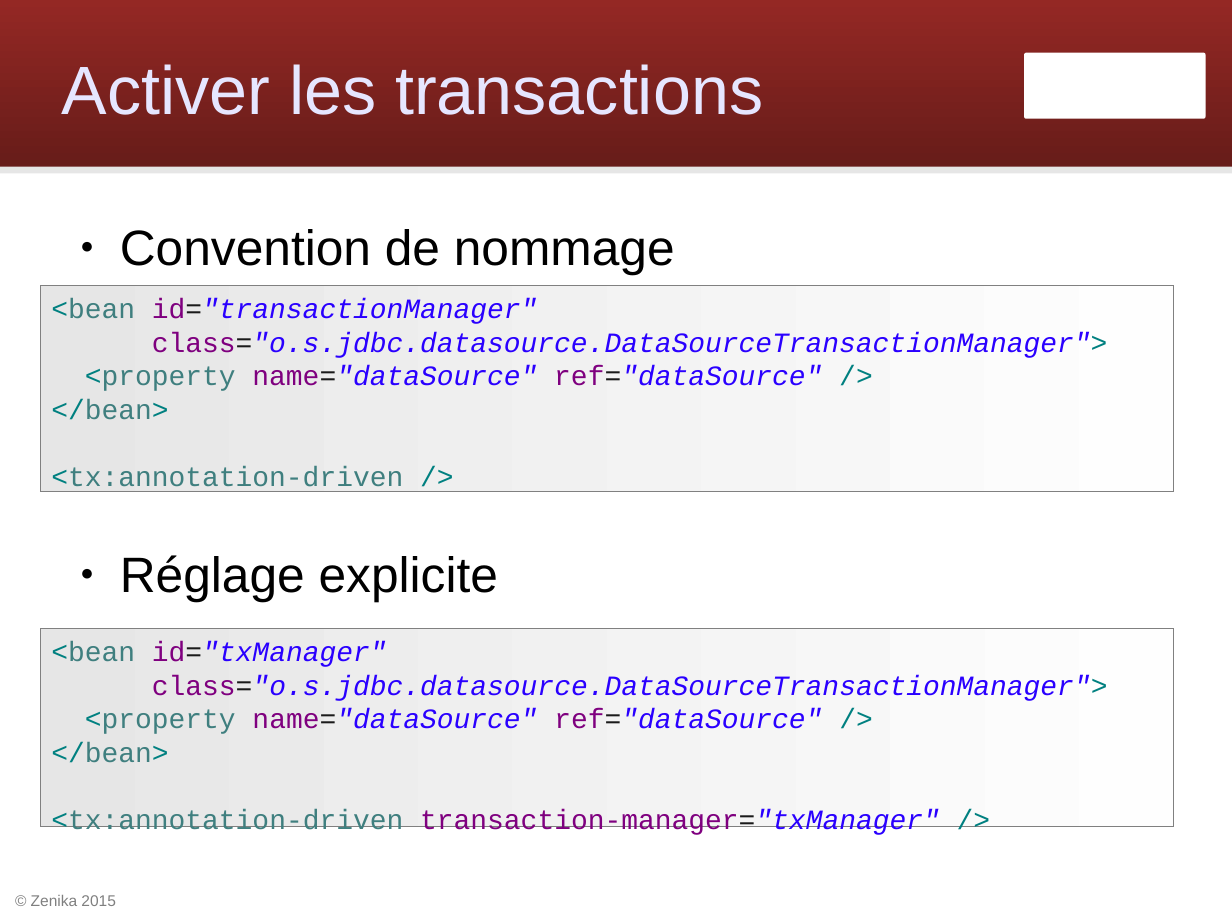
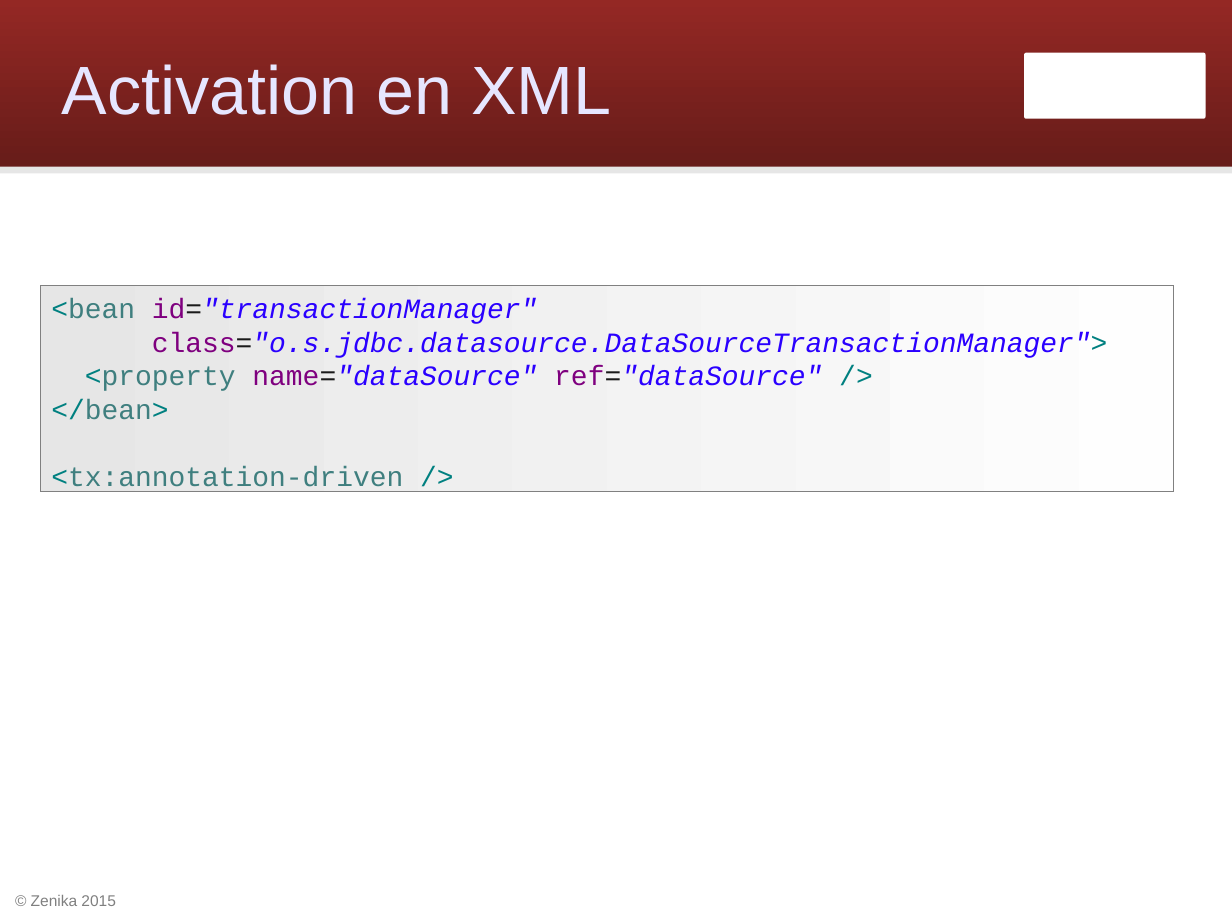
Before and after one commit to Zenika/workshop-spring-core, a slide deck: slide 61 of spring-workshop.odp (slide 59 before the commit). Drawn at 1232x924 pixels with LibreOffice and Linux fonts; fonts in the diff are those of the drawing; background and template pictures are left out. Boxes give left, top, right and bottom in pixels: in the first picture for what was removed or moved away, otherwise in the second. Text is boxed around its words. In the diff, an @@ line names an element or a change of style, - is before the commit and + after.

Commit message:
Utiliser Java config pour transaction et hibernate

```diff
--- a/spring-workshop.odp
+++ b/spring-workshop.odp
@@ title at [62,64,611,115]: text changed @@
-Activer les transactions
+Activation en XML
@@ text removed at [120,229,675,601] @@
-● Convention de nommage
-● Réglage explicite
@@ rectangle removed at [40,628,1174,827] @@
-<bean id="txManager"
-class="o.s.jdbc.datasource.DataSourceTransactionManager">
-<property name="dataSource" ref="dataSource" />
-</bean>
-<tx:annotation-driven transaction-manager="txManager" />
```
Also in this commit, not shown: 4 other slides changed, 1 slide added, 1 slide removed, 24 other files.
